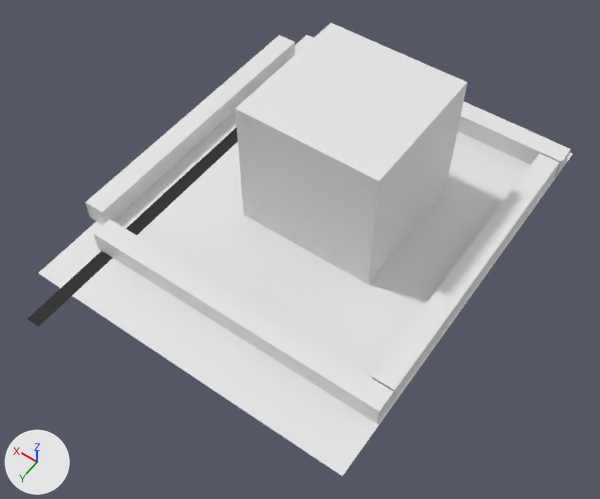
A saved change to the Blender file Assets/RJR_Stage.blend.
Both versions are drawn from a camera (50 mm lens) standing at (-659.0, 942.0, 958.0) and looking at (-231.0, 343.0, 18.0). The axes (+X, +Y, +Z) are drawn at lower left. The lights are the same throughout.

The older version as bpy lines, for what is in view:
```python
me_cube_002 = bpy.data.meshes.new('Cube.002')
me_cube_002.from_pydata(...)  # a box spanning x -1.0..1.0, y -1.0..1.0, z -1.0..1.0
me_cube_004 = bpy.data.meshes.new('Cube.004')
me_cube_004.from_pydata(...)  # a box spanning x -1.0..1.0, y -1.0..1.0, z -1.0..1.0
me_cube_005 = bpy.data.meshes.new('Cube.005')
me_cube_005.from_pydata(...)  # a box spanning x -1.0..1.0, y -1.0..1.0, z -1.0..1.0
me_cube_006 = bpy.data.meshes.new('Cube.006')
me_cube_006.from_pydata(...)  # a box spanning x -1.0..1.0, y -1.0..1.0, z -1.0..1.0
ob_cube_002 = bpy.data.objects.new('Cube.002', me_cube_002)
ob_cube_002.location = (-222.0, 485.0, 17.0)
ob_cube_002.rotation_euler = (0.0, 0.0, -1.571)  # degrees (0, 0, -90)
ob_cube_002.scale = (-16.9, -241.0, -16.9)
ob_cube_004 = bpy.data.objects.new('Cube.004', me_cube_004)
ob_cube_004.location = (-225.0, -36.0, 16.0)
ob_cube_004.rotation_euler = (0.0, 0.0, 1.571)  # degrees (0, 0, 90)
ob_cube_004.scale = (-16.9, -241.0, -16.9)
ob_cube_005 = bpy.data.objects.new('Cube.005', me_cube_005)
ob_cube_005.location = (54.0, 224.0, 16.0)
ob_cube_005.rotation_euler = (0.0, 0.0, 3.142)  # degrees (0, 0, 180)
ob_cube_005.scale = (-16.9, -241.0, -16.9)
ob_cube_006 = bpy.data.objects.new('Cube.006', me_cube_006)
ob_cube_006.location = (-226.0, 216.0, 103.0)
ob_cube_006.scale = (111.0, 111.0, 111.0)
# also in view: 'Cube.003' at (-447.0, 225.0, 16.0); 'Plane' at (0.0, 320.0, 0.0); 'Plane.001' at (-205.0, 252.0, 0.0)
```
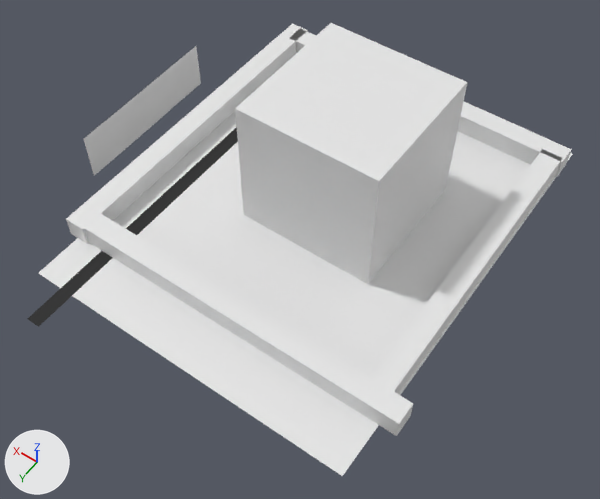
What changed in the scene script:
```text
Add cu_beziercurve:
    cu_beziercurve = bpy.data.curves.new('BezierCurve', 'CURVE')
    cu_beziercurve.dimensions = '3D'
    _sp = cu_beziercurve.splines.new('BEZIER'); _sp.bezier_points.add(1)
    _sp.bezier_points.foreach_set('co', [-0.972, 0.0, 0.0, 0.972, -0.32, 0.0])
    _sp.bezier_points.foreach_set('handle_left', [-1.668, 0.123, 0.0, -0.013, -0.147, 0.0])
    _sp.bezier_points.foreach_set('handle_right', [-0.275, -0.123, 0.0, 1.957, -0.494, 0.0])
    for _p, _l, _r in zip(_sp.bezier_points, ['ALIGNED', 'ALIGNED'], ['ALIGNED', 'ALIGNED']): _p.handle_left_type = _l; _p.handle_right_type = _r
    _sp.order_u = 0
    _sp.order_v = 0
    cu_beziercurve.use_path = True
    cu_beziercurve.use_path_clamp = True
    cu_beziercurve.bevel_resolution = 0
    cu_beziercurve.extrude = 0.3
    cu_beziercurve.fill_mode = 'HALF'
Change ob_cube_005:
    ob_cube_005.scale: (-16.9, -241.0, -16.9) -> (-16.9, -281.0, -16.9)
Change ob_cube_004:
    ob_cube_004.location: (-225.0, -36.0, 16.0) -> (-207.0, -36.0, 16.0)
    ob_cube_004.scale: (-16.9, -241.0, -16.9) -> (-16.9, -260.0, -16.9)
Change ob_cube_002:
    ob_cube_002.scale: (-16.9, -241.0, -16.9) -> (-16.9, -269.0, -16.9)
Add ob_beziercurve:
    ob_beziercurve = bpy.data.objects.new('BezierCurve', cu_beziercurve)
    ob_beziercurve.location = (139.0, 234.0, 0.0)
    ob_beziercurve.rotation_euler = (0.0, 0.0, 1.745)  # degrees (0, 0, 100)
    ob_beziercurve.scale = (141.0, 141.0, 141.0)
```

Changed parts and their boxes (x1, y1, x2, y2) in the pictures (600 x 499 px):
'Cube.002', rescaled (11% wider, 10% taller)
    before: (94, 219, 394, 424)
    after: (80, 211, 413, 436)
'Cube.005', rescaled (15% wider, 16% taller)
    before: (85, 35, 295, 225)
    after: (66, 24, 308, 244)
'BezierCurve', added
    after: (84, 46, 201, 175)
'Cube.004', moved, rescaled
    before: (458, 101, 571, 177)
    after: (289, 29, 572, 177)
